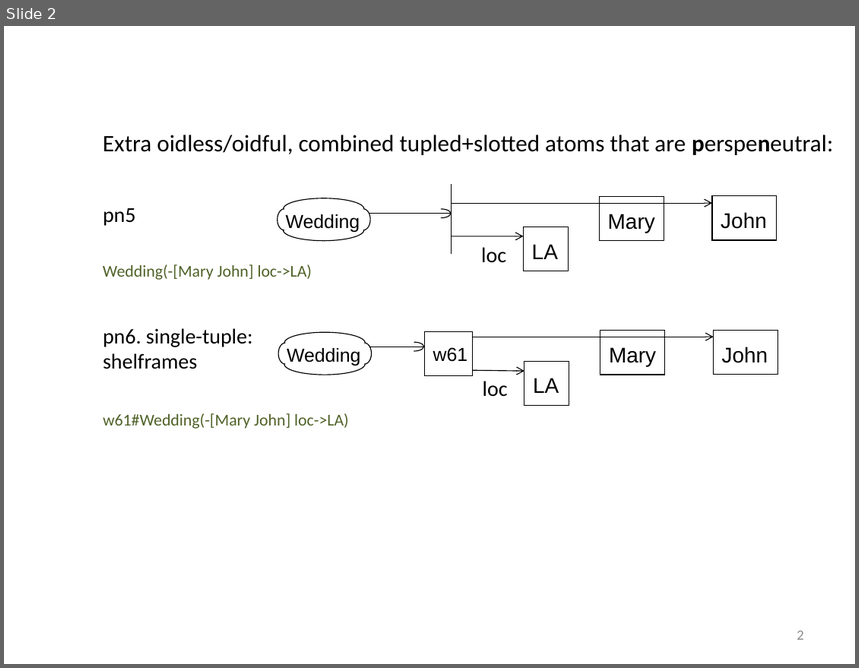
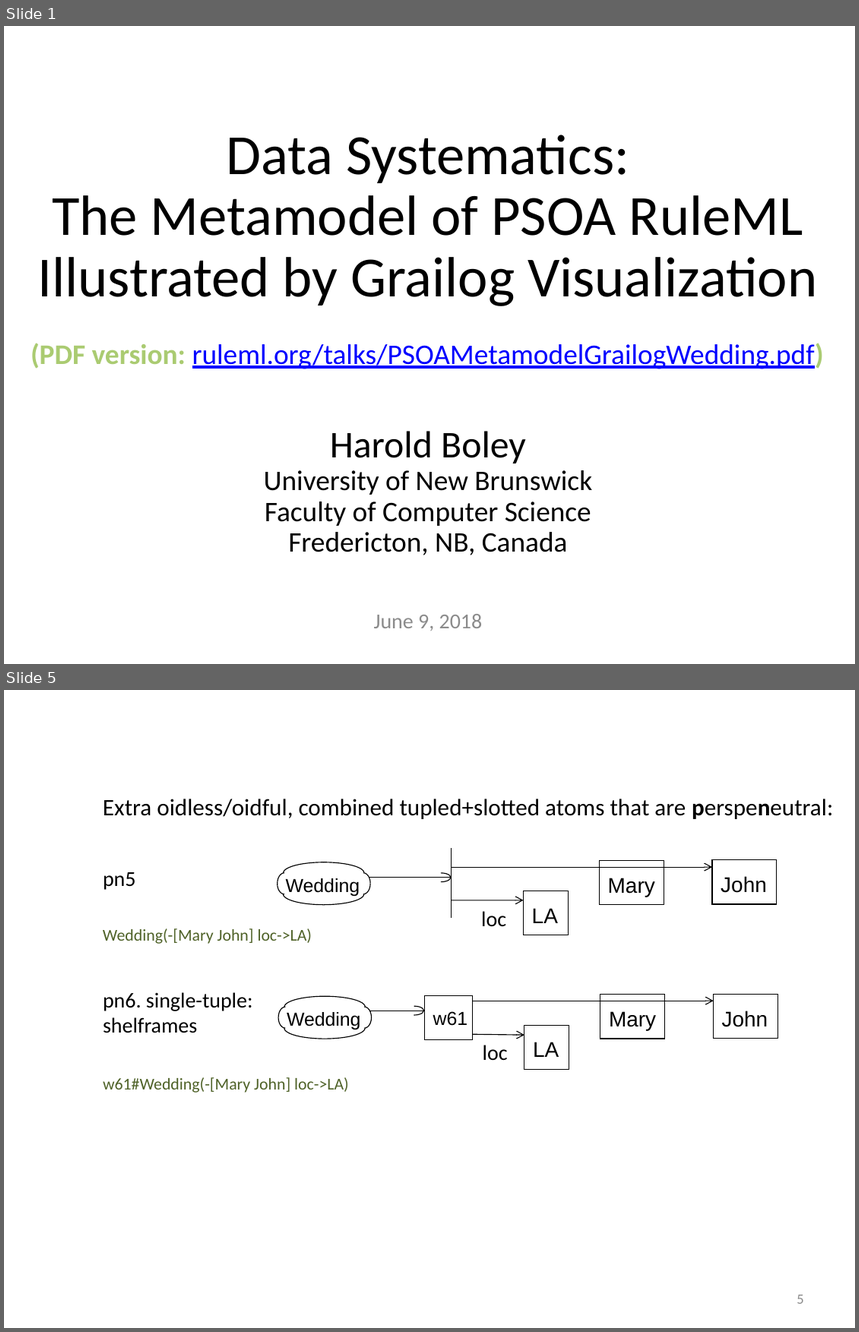
Before and after one commit to RuleML/ruleml-website, a slide deck: talks/PSOAMetamodelGrailogWedding.pptx. Shown one above the other, each under a label of ours: slide 2 before the commit, slides 1 and 5 after it; the slides between them are not shown. The pictures are 859x668 and 859x1332 pixels, drawn with LibreOffice and Linux fonts; fonts in the diff are those of the drawing. Boxes give left, top, right and bottom in pixels: in the first picture for what was removed or moved away, otherwise in the second. Text is boxed around its words. In the diff, an @@ line names an element or a change of style, - is before the commit and + after.

```diff
--- a/talks/PSOAMetamodelGrailogWedding.pptx
+++ b/talks/PSOAMetamodelGrailogWedding.pptx
@@ slide 1 added at [4,26,855,664], background #FFFFFF @@
@@ title added at [38,135,817,556], 48 pt, text #000000 @@
+Data Systematics:
+The Metamodel of PSOA RuleML Illustrated by Grailog Visualization
+Harold Boley
+University of New Brunswick
+Faculty of Computer Science
+Fredericton, NB, Canada
@@ text added at [31,343,824,370], 24 pt, text #0000FF, underline @@
+(PDF version: ruleml.org/talks/PSOAMetamodelGrailogWedding.pdf)
@@ subtitle added at [374,614,483,631], 18 pt, text #8C8C8C @@
+June 9, 2018
@@ what was slide 2 is now slide 5 @@
@@ page number at [797,1295,804,1304]: text changed @@
-2
+5
```
Also in this commit, not shown: 2 slides changed, 1 other slide added, 1 other file.
